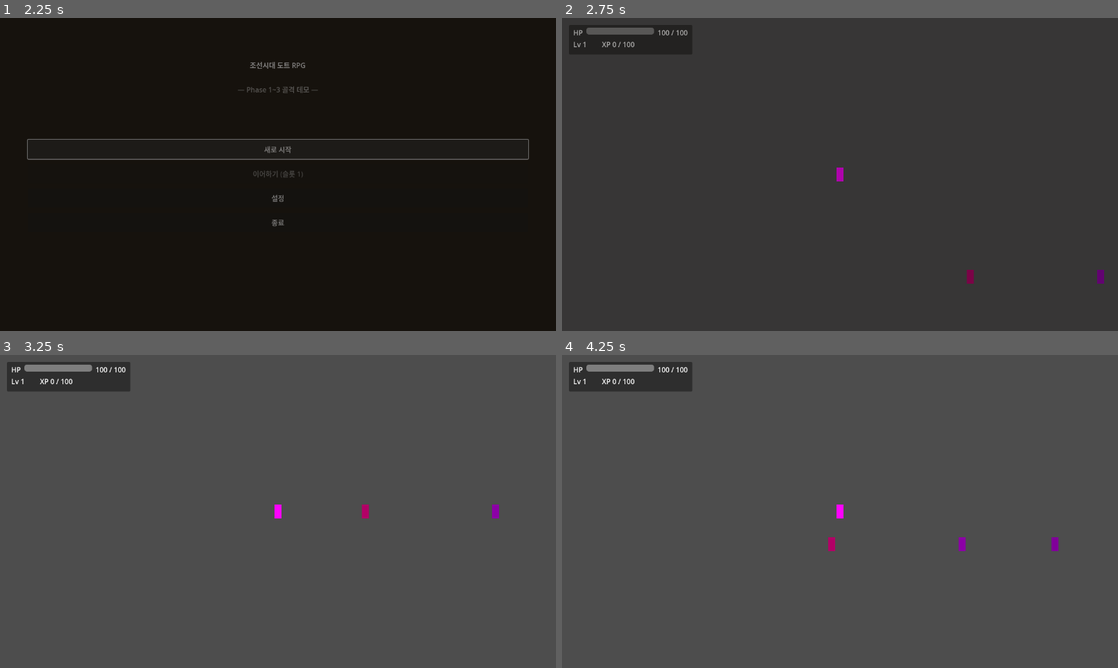
Above: before the commit, frames 1-4 (two rows, left to right).
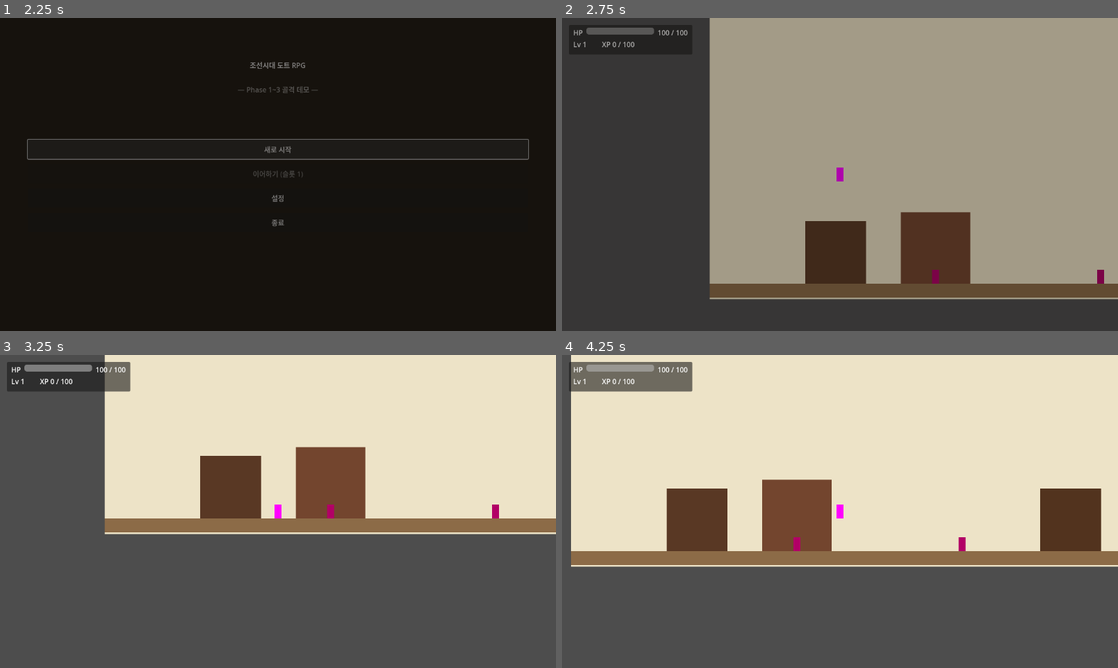
Above: after the commit, the same moments.

Repository: ksjmgrkks/joseon-rpg
Game: Godot game, scene res://scenes/ui/MainMenu.tscn
Same seed, same stepped clock (60 frames per second), same inputs: the game is played once before the commit and once after it.
Inputs:
- Up to frame 1 (2.25 s): click "설정" at 0.5 s; click "← 메인 메뉴" at 1.25 s; click "새로 시작" at 2 s
- Up to frame 2 (2.75 s): no input
- Up to frame 3 (3.25 s): hold D (move_right) from 2.78 s (still down); tap J (attack) at 2.85 s; tap Space (jump) at 3.02 s
- Up to frame 4 (4.25 s): keep holding D (move_right); tap E (interact) at 3.6 s; tap Space (jump) at 3.77 s

Frame 1 is identical in both runs. In frame 2, 66% of the frame differs, in the area x 26-100%, y 0-90%; in frame 3, 46%; in frame 4, 67%, in the area x 1-100%, y 0-68%.

Commit message:
feat(phase-3+): 맵/씬 전환 시스템 (C) — Village 허브 + Forest 추가
- SceneManager.change_scene_to(path, entry_name): 새 씬 _ready 후 'level_entry'
  그룹에서 name 일치 Marker2D 위치로 'player' 그룹 첫 노드를 옮김.
- LevelExit(Area2D): 플레이어 충돌 시 SceneManager 호출. _used 잠금으로 중복 발동 차단.
- LevelEntry(Marker2D): name 이 곧 entry 키. 그룹 자동 가입.
- Village.tscn(시작 마을): 한지 베이지 + 한옥 placeholder 박스 + NPC 2명 + 우측 ExitToField.
- TestLevel.tscn(들판): 좌측 ExitToVillage / 우측 ExitToForest + from_village/from_forest 마커.
- Forest.tscn(숲): 어둑한 톤 + 적 4기 + 좌측 ExitToField.
- MainMenu '새로 시작'/'이어하기'가 Village 로 진입하도록 변경.
- 헤드리스 test_scene 추가(3건): entry match / no-match / no-player.

Co-Authored-By: Claude Opus 4.7 (1M context) <noreply@anthropic.com>

Diff:
--- /dev/null
+++ b/scenes/levels/Forest.tscn
@@ -0,0 +1,85 @@
+[gd_scene load_steps=10 format=3]
+
+; 숲 — 들판 우측에서 진입. 어두운 침엽수 톤. 적 두 종이 더 많이 배치됨.
+
+[ext_resource type="PackedScene" path="res://scenes/player/Player.tscn" id="1_player"]
+[ext_resource type="PackedScene" path="res://scenes/enemies/Dummy.tscn" id="2_dummy"]
+[ext_resource type="PackedScene" path="res://scenes/enemies/Patroller.tscn" id="3_patroller"]
+[ext_resource type="PackedScene" path="res://scenes/ui/MobileControls.tscn" id="4_mobile"]
+[ext_resource type="PackedScene" path="res://scenes/ui/PlayerHud.tscn" id="5_hud"]
+[ext_resource type="Script" path="res://scripts/scene/level_exit.gd" id="6_exit"]
+[ext_resource type="Script" path="res://scripts/scene/level_entry.gd" id="7_entry"]
+
+[sub_resource type="RectangleShape2D" id="RectangleShape2D_ground"]
+size = Vector2(1600, 32)
+
+[sub_resource type="RectangleShape2D" id="RectangleShape2D_exit"]
+size = Vector2(32, 96)
+
+[node name="Forest" type="Node2D"]
+
+; 침엽수 어둑한 톤
+[node name="Background" type="ColorRect" parent="."]
+offset_right = 1600.0
+offset_bottom = 720.0
+color = Color(0.22, 0.30, 0.24, 1)
+
+[node name="Ground" type="StaticBody2D" parent="."]
+position = Vector2(800, 700)
+
+[node name="GroundShape" type="CollisionShape2D" parent="Ground"]
+shape = SubResource("RectangleShape2D_ground")
+
+[node name="GroundRect" type="ColorRect" parent="Ground"]
+offset_left = -800.0
+offset_top = -16.0
+offset_right = 800.0
+offset_bottom = 16.0
+color = Color(0.25, 0.20, 0.13, 1)
+
+[node name="Player" parent="." instance=ExtResource("1_player")]
+position = Vector2(120, 400)
+
+[node name="Camera2D" type="Camera2D" parent="Player"]
+
+[node name="default" type="Marker2D" parent="."]
+position = Vector2(120, 400)
+script = ExtResource("7_entry")
+
+[node name="from_field" type="Marker2D" parent="."]
+position = Vector2(80, 400)
+script = ExtResource("7_entry")
+
+[node name="Dummy1" parent="." instance=ExtResource("2_dummy")]
+position = Vector2(500, 668)
+
+[node name="Patroller1" parent="." instance=ExtResource("3_patroller")]
+position = Vector2(800, 668)
+
+[node name="Dummy2" parent="." instance=ExtResource("2_dummy")]
+position = Vector2(1050, 668)
+
+[node name="Patroller2" parent="." instance=ExtResource("3_patroller")]
+position = Vector2(1300, 668)
+
+; 좌측: 들판으로 돌아가는 출구
+[node name="ExitToField" type="Area2D" parent="."]
+collision_mask = 1
+position = Vector2(40, 620)
+script = ExtResource("6_exit")
+target_scene = "res://scenes/levels/TestLevel.tscn"
+target_entry = &"from_forest"
+
+[node name="ExitShape" type="CollisionShape2D" parent="ExitToField"]
+shape = SubResource("RectangleShape2D_exit")
+
+[node name="ExitMark" type="ColorRect" parent="ExitToField"]
+offset_left = -16.0
+offset_top = -48.0
+offset_right = 16.0
+offset_bottom = 48.0
+color = Color(0.40, 0.40, 0.25, 0.5)
+
+[node name="MobileControls" parent="." instance=ExtResource("4_mobile")]
+
+[node name="PlayerHud" parent="." instance=ExtResource("5_hud")]
--- a/scenes/levels/TestLevel.tscn
+++ b/scenes/levels/TestLevel.tscn
@@ -1,4 +1,6 @@
-[gd_scene load_steps=8 format=3]
+[gd_scene load_steps=11 format=3]
+
+; 들판 — 마을과 숲 사이의 첫 전투 구간. 좌측은 Village 로 돌아가고 우측은 Forest 로.
 
 [ext_resource type="PackedScene" path="res://scenes/player/Player.tscn" id="1_player"]
 [ext_resource type="PackedScene" path="res://scenes/npc/Npc.tscn" id="2_npc"]
@@ -6,22 +8,53 @@
 [ext_resource type="PackedScene" path="res://scenes/ui/MobileControls.tscn" id="4_mobile"]
 [ext_resource type="PackedScene" path="res://scenes/ui/PlayerHud.tscn" id="5_hud"]
 [ext_resource type="PackedScene" path="res://scenes/enemies/Patroller.tscn" id="6_patroller"]
+[ext_resource type="Script" path="res://scripts/scene/level_exit.gd" id="7_exit"]
+[ext_resource type="Script" path="res://scripts/scene/level_entry.gd" id="8_entry"]
 
 [sub_resource type="RectangleShape2D" id="RectangleShape2D_ground"]
-size = Vector2(1280, 32)
+size = Vector2(1600, 32)
+
+[sub_resource type="RectangleShape2D" id="RectangleShape2D_exit"]
+size = Vector2(32, 96)
 
 [node name="TestLevel" type="Node2D"]
 
+; 들판 풀빛 배경
+[node name="Background" type="ColorRect" parent="."]
+offset_right = 1600.0
+offset_bottom = 720.0
+color = Color(0.78, 0.83, 0.66, 1)
+
 [node name="Ground" type="StaticBody2D" parent="."]
-position = Vector2(640, 700)
+position = Vector2(800, 700)
 
 [node name="GroundShape" type="CollisionShape2D" parent="Ground"]
 shape = SubResource("RectangleShape2D_ground")
+
+[node name="GroundRect" type="ColorRect" parent="Ground"]
+offset_left = -800.0
+offset_top = -16.0
+offset_right = 800.0
+offset_bottom = 16.0
+color = Color(0.50, 0.42, 0.25, 1)
 
 [node name="Player" parent="." instance=ExtResource("1_player")]
 position = Vector2(200, 400)
 
 [node name="Camera2D" type="Camera2D" parent="Player"]
+
+; 명명 스폰 지점들
+[node name="default" type="Marker2D" parent="."]
+position = Vector2(200, 400)
+script = ExtResource("8_entry")
+
+[node name="from_village" type="Marker2D" parent="."]
+position = Vector2(80, 400)
+script = ExtResource("8_entry")
+
+[node name="from_forest" type="Marker2D" parent="."]
+position = Vector2(1520, 400)
+script = ExtResource("8_entry")
 
 [node name="Villager" parent="." instance=ExtResource("2_npc")]
 position = Vector2(500, 668)
@@ -30,7 +63,43 @@
 position = Vector2(800, 668)
 
 [node name="Patroller" parent="." instance=ExtResource("6_patroller")]
-position = Vector2(1000, 668)
+position = Vector2(1100, 668)
+
+; 좌측: 마을로 돌아가는 출구
+[node name="ExitToVillage" type="Area2D" parent="."]
+collision_mask = 1
+position = Vector2(40, 620)
+script = ExtResource("7_exit")
+target_scene = "res://scenes/levels/Village.tscn"
+target_entry = &"from_field"
+
+[node name="ExitShape" type="CollisionShape2D" parent="ExitToVillage"]
+shape = SubResource("RectangleShape2D_exit")
+
+[node name="ExitMark" type="ColorRect" parent="ExitToVillage"]
+offset_left = -16.0
+offset_top = -48.0
+offset_right = 16.0
+offset_bottom = 48.0
+color = Color(0.42, 0.32, 0.20, 0.5)
+
+; 우측: 숲으로 가는 출구
+[node name="ExitToForest" type="Area2D" parent="."]
+collision_mask = 1
+position = Vector2(1560, 620)
+script = ExtResource("7_exit")
+target_scene = "res://scenes/levels/Forest.tscn"
+target_entry = &"from_field"
+
+[node name="ForestExitShape" type="CollisionShape2D" parent="ExitToForest"]
+shape = SubResource("RectangleShape2D_exit")
+
+[node name="ForestExitMark" type="ColorRect" parent="ExitToForest"]
+offset_left = -16.0
+offset_top = -48.0
+offset_right = 16.0
+offset_bottom = 48.0
+color = Color(0.20, 0.32, 0.20, 0.55)
 
 [node name="MobileControls" parent="." instance=ExtResource("4_mobile")]
 
--- /dev/null
+++ b/scenes/levels/Village.tscn
@@ -0,0 +1,108 @@
+[gd_scene load_steps=10 format=3]
+
+; 마을(시작 허브) — 아트 없이 placeholder. 가로 1600px 폭에 한지 베이지 톤 배경.
+; 좌측: 상점·집 placeholder + Villager NPC. 우측: 들판으로 가는 LevelExit.
+; 새 게임 시 MainMenu 가 Village.tscn 으로 진입. TestLevel(들판)에서 좌측 LevelExit 로 되돌아옴.
+
+[ext_resource type="PackedScene" path="res://scenes/player/Player.tscn" id="1_player"]
+[ext_resource type="PackedScene" path="res://scenes/npc/Npc.tscn" id="2_npc"]
+[ext_resource type="PackedScene" path="res://scenes/ui/MobileControls.tscn" id="3_mobile"]
+[ext_resource type="PackedScene" path="res://scenes/ui/PlayerHud.tscn" id="4_hud"]
+[ext_resource type="Script" path="res://scripts/scene/level_exit.gd" id="5_exit"]
+[ext_resource type="Script" path="res://scripts/scene/level_entry.gd" id="6_entry"]
+
+[sub_resource type="RectangleShape2D" id="RectangleShape2D_ground"]
+size = Vector2(1600, 32)
+
+[sub_resource type="RectangleShape2D" id="RectangleShape2D_exit"]
+size = Vector2(32, 96)
+
+[node name="Village" type="Node2D"]
+
+; 한지 베이지 배경
+[node name="Background" type="ColorRect" parent="."]
+offset_right = 1600.0
+offset_bottom = 720.0
+color = Color(0.93, 0.89, 0.78, 1)
+
+; 지면
+[node name="Ground" type="StaticBody2D" parent="."]
+position = Vector2(800, 700)
+
+[node name="GroundShape" type="CollisionShape2D" parent="Ground"]
+shape = SubResource("RectangleShape2D_ground")
+
+[node name="GroundRect" type="ColorRect" parent="Ground"]
+offset_left = -800.0
+offset_top = -16.0
+offset_right = 800.0
+offset_bottom = 16.0
+color = Color(0.55, 0.42, 0.28, 1)
+
+; 한옥 placeholder들 (집·상점 — 갈색 박스)
+[node name="House1" type="ColorRect" parent="."]
+offset_left = 220.0
+offset_top = 540.0
+offset_right = 360.0
+offset_bottom = 684.0
+color = Color(0.35, 0.22, 0.14, 1)
+
+[node name="Shop" type="ColorRect" parent="."]
+offset_left = 440.0
+offset_top = 520.0
+offset_right = 600.0
+offset_bottom = 684.0
+color = Color(0.45, 0.27, 0.18, 1)
+
+[node name="House2" type="ColorRect" parent="."]
+offset_left = 1080.0
+offset_top = 540.0
+offset_right = 1220.0
+offset_bottom = 684.0
+color = Color(0.32, 0.20, 0.12, 1)
+
+; 플레이어 — Camera2D 동봉
+[node name="Player" parent="." instance=ExtResource("1_player")]
+position = Vector2(300, 400)
+
+[node name="Camera2D" type="Camera2D" parent="Player"]
+
+; 명명 스폰 지점들
+[node name="default" type="Marker2D" parent="."]
+position = Vector2(300, 400)
+script = ExtResource("6_entry")
+
+[node name="from_field" type="Marker2D" parent="."]
+position = Vector2(1500, 400)
+script = ExtResource("6_entry")
+
+; 마을 NPC들 (Villager · 촌장)
+[node name="Villager" parent="." instance=ExtResource("2_npc")]
+position = Vector2(520, 668)
+
+[node name="ElderNpc" parent="." instance=ExtResource("2_npc")]
+position = Vector2(900, 668)
+dialogue_path = "res://assets/dialogue/sample_villager.json"
+
+; 우측 들판으로 가는 출구 (TestLevel 의 from_village 마커로)
+[node name="ExitToField" type="Area2D" parent="."]
+collision_mask = 1
+position = Vector2(1550, 620)
+script = ExtResource("5_exit")
+target_scene = "res://scenes/levels/TestLevel.tscn"
+target_entry = &"from_village"
+
+[node name="ExitShape" type="CollisionShape2D" parent="ExitToField"]
+shape = SubResource("RectangleShape2D_exit")
+
+[node name="ExitMark" type="ColorRect" parent="ExitToField"]
+offset_left = -16.0
+offset_top = -48.0
+offset_right = 16.0
+offset_bottom = 48.0
+color = Color(0.75, 0.62, 0.35, 0.5)
+
+; UI 오버레이
+[node name="MobileControls" parent="." instance=ExtResource("3_mobile")]
+
+[node name="PlayerHud" parent="." instance=ExtResource("4_hud")]
--- /dev/null
+++ b/scripts/scene/level_entry.gd
@@ -0,0 +1,14 @@
+extends Marker2D
+class_name LevelEntry
+##
+## LevelEntry — 씬 안의 명명된 스폰 지점. 노드 name 이 곧 entry 키.
+##
+## 예: 마을 씬 안에 "Marker2D" 를 두고 name 을 "from_field" / "from_forest" 로.
+## SceneManager.change_scene_to(path, &"from_field") 로 들어오면 같은 이름의
+## LevelEntry 위치로 그룹 "player" 의 첫 노드가 옮겨진다.
+##
+## 마커가 없거나 매치 실패 시 SceneManager 가 그냥 씬의 default Player 위치를 둠.
+##
+
+func _ready() -> void:
+    add_to_group("level_entry")
--- /dev/null
+++ b/scripts/scene/level_exit.gd
@@ -0,0 +1,35 @@
+extends Area2D
+class_name LevelExit
+##
+## LevelExit — 플레이어가 닿으면 SceneManager로 다음 씬을 부른다.
+##
+## 사용:
+##   1. Area2D 노드에 이 스크립트 붙이기 + CollisionShape2D 추가 (예: 32x96 rect).
+##   2. Inspector에서 target_scene(.tscn 경로) · target_entry(목적 씬의 LevelEntry name) 설정.
+##   3. 닿으면 SceneManager.change_scene_to(target_scene, target_entry) 호출.
+##
+## 한 번 발동되면 _used=true 로 잠궈 같은 발동 막음.
+##
+
+@export_file("*.tscn") var target_scene: String = ""
+@export var target_entry: StringName = &"default"
+@export var fade_seconds: float = 0.4
+
+var _used: bool = false
+
+
+func _ready() -> void:
+    monitoring = true
+    body_entered.connect(_on_body_entered)
+
+
+func _on_body_entered(body: Node) -> void:
+    if _used:
+        return
+    if not body.is_in_group("player"):
+        return
+    if target_scene.is_empty():
+        push_warning("[LevelExit] target_scene is empty on %s" % name)
+        return
+    _used = true
+    SceneManager.change_scene_to(target_scene, target_entry, fade_seconds)
--- a/scripts/scene/scene_manager.gd
+++ b/scripts/scene/scene_manager.gd
@@ -1,19 +1,27 @@
 extends Node
 ##
-## SceneManager autoload — 씬 전환 + 페이드 인/아웃.
+## SceneManager autoload — 씬 전환 + 페이드 인/아웃 + 명명 스폰 지점.
 ##
 ## 사용:
 ##   SceneManager.change_scene("res://scenes/levels/TestLevel.tscn")
-##   SceneManager.change_scene("res://scenes/ui/MainMenu.tscn", 0.3)
+##   SceneManager.change_scene_to("res://scenes/levels/Village.tscn", &"from_field")
 ##
 ## 페이드는 layer 100의 ColorRect로 화면 전체를 덮는다. process_mode=ALWAYS 라
 ## 일시정지/저장 화면에서도 동작.
+##
+## change_scene_to 는 _pending_entry 를 기억해 두고, 새 씬이 _ready 끝낸 뒤
+## "level_entry" 그룹에서 name이 일치하는 Marker2D 위치로 그룹 "player" 의
+## 첫 번째 노드를 옮긴다. 매치 실패 시 씬 기본 위치 유지.
 ##
 
 const DEFAULT_FADE := 0.4
 
 var _fade_layer: CanvasLayer
 var _fade_rect: ColorRect
+
+# 다음 씬에서 사용할 LevelEntry 이름. change_scene_to 호출 직후 set,
+# 새 씬 _ready 후 한 프레임 뒤에 적용 + 클리어.
+var _pending_entry: StringName = &""
 
 
 func _ready() -> void:
@@ -29,21 +37,56 @@
     _fade_layer.add_child(_fade_rect)
 
 
-## 화면을 페이드 아웃 → 씬 교체 → 페이드 인. 일시정지 상태도 자동 해제.
+## 화면 페이드 후 씬 교체. 명명 스폰 사용 안 함(현재 위치 유지).
 func change_scene(path: String, fade_seconds: float = DEFAULT_FADE) -> bool:
+    return await _do_change(path, &"", fade_seconds)
+
+
+## 씬 교체 후 entry 이름에 맞는 LevelEntry 로 플레이어를 옮긴다.
+func change_scene_to(path: String, entry: StringName, fade_seconds: float = DEFAULT_FADE) -> bool:
+    return await _do_change(path, entry, fade_seconds)
+
+
+func _do_change(path: String, entry: StringName, fade_seconds: float) -> bool:
     if path.is_empty():
         return false
+    _pending_entry = entry
     await _fade_to(1.0, fade_seconds)
     get_tree().paused = false
     var err := get_tree().change_scene_to_file(path)
     if err != OK:
         push_error("[Scene] change_scene_to_file failed: %s (err %d)" % [path, err])
+        _pending_entry = &""
         await _fade_to(0.0, fade_seconds)
         return false
     # 새 씬이 _ready 끝낼 시간을 한 프레임 줌
     await get_tree().process_frame
+    _apply_pending_entry()
     await _fade_to(0.0, fade_seconds)
     return true
+
+
+func _apply_pending_entry() -> void:
+    if _pending_entry == &"":
+        return
+    var tree := get_tree()
+    var entries := tree.get_nodes_in_group("level_entry")
+    var match_node: Node2D = null
+    for n in entries:
+        if n is Node2D and StringName(n.name) == _pending_entry:
+            match_node = n
+            break
+    if match_node == null:
+        _pending_entry = &""
+        return
+    var players := tree.get_nodes_in_group("player")
+    if players.is_empty():
+        _pending_entry = &""
+        return
+    var player := players[0] as Node2D
+    if player:
+        player.global_position = match_node.global_position
+    _pending_entry = &""
 
 
 func _fade_to(target_alpha: float, dur: float) -> void:
--- a/scripts/ui/main_menu.gd
+++ b/scripts/ui/main_menu.gd
@@ -3,7 +3,7 @@
 ## 메인 메뉴 — 게임 시작·이어하기·설정·종료.
 ##
 
-const TEST_LEVEL_PATH := "res://scenes/levels/TestLevel.tscn"
+const START_LEVEL_PATH := "res://scenes/levels/Village.tscn"
 const SETTINGS_PATH := "res://scenes/ui/SettingsMenu.tscn"
 
 @onready var new_btn: Button = $Margin/VBox/Buttons/NewBtn
@@ -22,17 +22,17 @@
 
 
 func _on_new() -> void:
-    # 새로 시작 — 진행 상태 초기화
+    # 새로 시작 — 진행 상태 초기화 후 시작 마을(Village)로
     Flags.clear()
     Inventory.clear()
-    SceneManager.change_scene(TEST_LEVEL_PATH)
+    SceneManager.change_scene(START_LEVEL_PATH)
 
 
 func _on_continue() -> void:
     if not SaveManager.has_save(1):
         return
     SaveManager.load(1)
-    SceneManager.change_scene(TEST_LEVEL_PATH)
+    SceneManager.change_scene(START_LEVEL_PATH)
 
 
 func _on_settings() -> void:
--- /dev/null
+++ b/tests/test_scene.gd
@@ -0,0 +1,102 @@
+extends Node
+##
+## SceneManager + LevelEntry 헤드리스 테스트.
+## 헤드리스에서 실 fade tween + change_scene_to_file 까지 돌리면 화면 컨텍스트가
+## 변동성이 있으니, 여기서는 _apply_pending_entry 로직만 격리해 검증한다.
+##
+
+const PASS := "PASS"
+const FAIL := "FAIL"
+
+
+func _ready() -> void:
+    print("=== test_scene ===")
+    var results: Array[Dictionary] = []
+    results.append(_check_entry_match())
+    results.append(_check_entry_no_match())
+    results.append(_check_entry_no_player())
+    var failed := 0
+    for r in results:
+        print("[%s] %s" % [r.status, r.name])
+        if r.status == FAIL:
+            failed += 1
+            print("  reason: %s" % r.reason)
+    print("=== %d/%d passed ===" % [results.size() - failed, results.size()])
+    get_tree().quit(0 if failed == 0 else 1)
+
+
+# 매칭되는 LevelEntry 가 있을 때 player가 그 위치로 옮겨지는지
+func _check_entry_match() -> Dictionary:
+    var player := _make_player(Vector2(50, 50))
+    add_child(player)
+
+    var entry := _make_entry("from_field", Vector2(900, 400))
+    add_child(entry)
+
+    SceneManager._pending_entry = &"from_field"
+    SceneManager._apply_pending_entry()
+
+    var ok := player.global_position.is_equal_approx(Vector2(900, 400))
+    var entry_cleared := SceneManager._pending_entry == &""
+    player.queue_free()
+    entry.queue_free()
+    await get_tree().process_frame
+    if not ok:
+        return { "name": "entry_match", "status": FAIL, "reason": "player at %s expected (900,400)" % player.global_position }
+    if not entry_cleared:
+        return { "name": "entry_match", "status": FAIL, "reason": "_pending_entry not cleared after apply" }
+    return { "name": "entry_match", "status": PASS, "reason": "" }
+
+
+# 매칭되는 LevelEntry 가 없을 때는 player 위치 유지
+func _check_entry_no_match() -> Dictionary:
+    var origin := Vector2(123, 456)
+    var player := _make_player(origin)
+    add_child(player)
+    var entry := _make_entry("from_village", Vector2(900, 400))
+    add_child(entry)
+
+    SceneManager._pending_entry = &"from_forest"
+    SceneManager._apply_pending_entry()
+
+    var unchanged := player.global_position.is_equal_approx(origin)
+    var entry_cleared := SceneManager._pending_entry == &""
+    player.queue_free()
+    entry.queue_free()
+    await get_tree().process_frame
+    if not unchanged:
+        return { "name": "entry_no_match", "status": FAIL, "reason": "player moved to %s" % player.global_position }
+    if not entry_cleared:
+        return { "name": "entry_no_match", "status": FAIL, "reason": "_pending_entry not cleared after no-match" }
+    return { "name": "entry_no_match", "status": PASS, "reason": "" }
+
+
+# player 가 그룹에 없을 때도 안전하게 종료 + 마커 자체는 매칭되어도 player가 없으면 no-op
+func _check_entry_no_player() -> Dictionary:
+    var entry := _make_entry("solo", Vector2(900, 400))
+    add_child(entry)
+
+    SceneManager._pending_entry = &"solo"
+    SceneManager._apply_pending_entry()
+    var entry_cleared := SceneManager._pending_entry == &""
+    entry.queue_free()
+    await get_tree().process_frame
+    if not entry_cleared:
+        return { "name": "entry_no_player", "status": FAIL, "reason": "_pending_entry not cleared when no player" }
+    return { "name": "entry_no_player", "status": PASS, "reason": "" }
+
+
+# 작은 헬퍼 — 실제 Player 씬을 띄우면 의존성이 너무 많으니 그룹 + Node2D 만으로 충분
+func _make_player(pos: Vector2) -> Node2D:
+    var p := Node2D.new()
+    p.global_position = pos
+    p.add_to_group("player")
+    return p
+
+
+func _make_entry(entry_name: String, pos: Vector2) -> Node2D:
+    var m := Marker2D.new()
+    m.name = entry_name
+    m.global_position = pos
+    m.add_to_group("level_entry")
+    return m
--- /dev/null
+++ b/tests/test_scene.tscn
@@ -0,0 +1,6 @@
+[gd_scene load_steps=2 format=3]
+
+[ext_resource type="Script" path="res://tests/test_scene.gd" id="1_test"]
+
+[node name="TestRunner" type="Node"]
+script = ExtResource("1_test")
